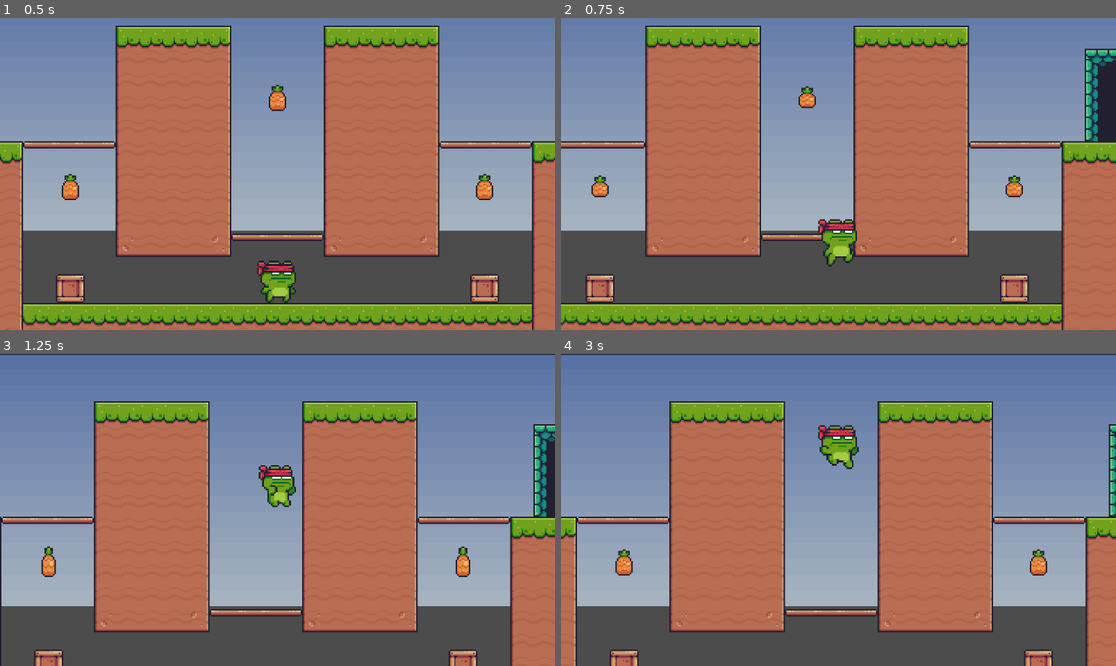
Above: before the commit, frames 1-4 (two rows, left to right).
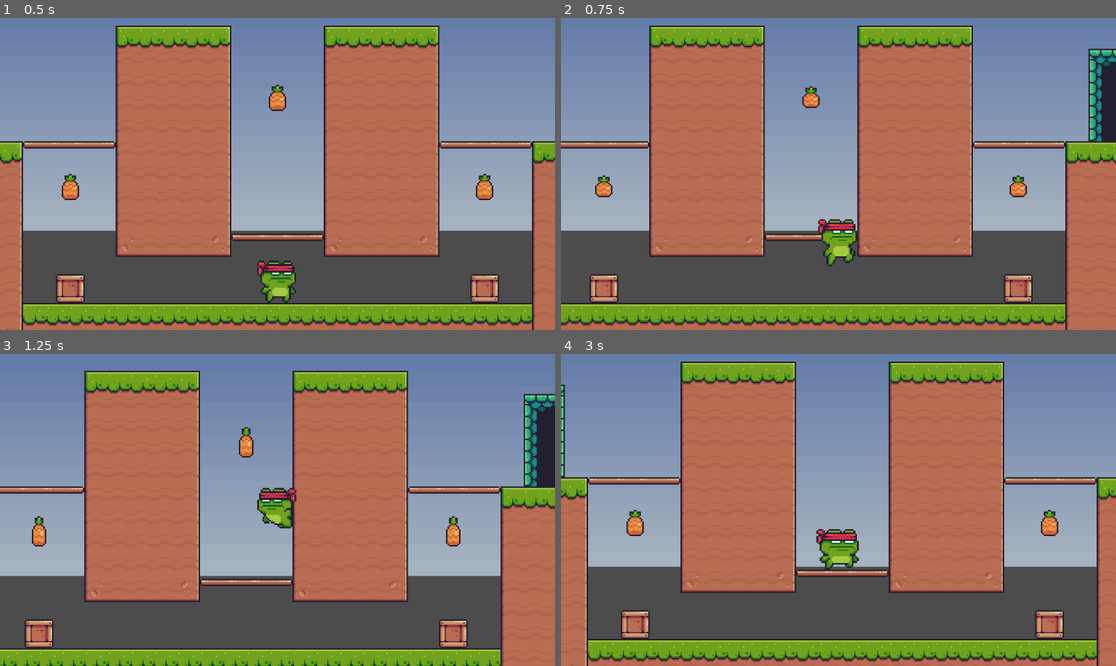
Above: after the commit, the same moments.

Repository: SeeminglyUnrelated/Game-Off-2023
Game: Godot game, scene res://Scenes/level1.tscn
Same seed, same stepped clock (60 frames per second), same inputs: the game is played once before the commit and once after it. A sky picture missing from this copy of the repository is replaced by a grey-blue gradient.
Inputs:
- Up to frame 1 (0.5 s): no input
- Up to frame 2 (0.75 s): tap Enter (Interact) at 0.5 s; hold Right (Right) from 0.53 s (still down); tap Space (Jump) at 0.6 s
- Up to frame 3 (1.25 s): keep holding Right (Right); tap Space (Jump) at 0.77, 1.07 s
- Up to frame 4 (3 s): tap Enter (Interact) at 1.35, 2.85 s; tap Space (Jump) at 1.52, 1.55, 1.82, 2.1 s; release Right (Right) at 2.03 s; hold Left (Left) 2.03-2.78 s; hold Right (Right) from 2.78 s (still down)

Frame 1 is identical in both runs. In frame 2, 8.9% of the frame differs, in the area x 0-100%, y 2-100%; in frame 3, 36%; in frame 4, 43%, in the area x 0-100%, y 0-100%.

Commit message:
- Movement change
Made movement increase by increments

Diff:
--- a/Scenes/player.tscn
+++ b/Scenes/player.tscn
@@ -390,10 +390,10 @@
 texture = ExtResource("8_fj56v")
 
 [node name="RayRight" type="RayCast2D" parent="."]
-target_position = Vector2(38, 0)
+target_position = Vector2(31.1, 0)
 
 [node name="RayLeft" type="RayCast2D" parent="."]
-target_position = Vector2(-38, 0)
+target_position = Vector2(-31.1, 0)
 
 [node name="RayDown" type="RayCast2D" parent="."]
 target_position = Vector2(0, 52)
--- a/Scripts/main_character.gd
+++ b/Scripts/main_character.gd
@@ -34,10 +34,10 @@
 		WALL_VELOCITY = -900
 		was_wall_jumping = false
 
-	if direction and not wall_pushing:
-		velocity.x = direction * SPEED # Get input direction and increase velocity accordingly, used for x-axis movement
+	if direction:
+		velocity.x = move_toward(velocity.x, direction * SPEED, 50) # Get input direction and increase velocity accordingly, used for x-axis movement
 	else:
-		velocity.x = move_toward(velocity.x, 0, SPEED) # Slow down after movement key released
+		velocity.x = move_toward(velocity.x, 0, 50) # Slow down after movement key released
 
 	if direction and velocity.y > 0 and touching_wall: # Allows player to wall slide
 		velocity.y = min(velocity.y, WALL_GRAVITY) # Slows descent while wall sliding
@@ -47,17 +47,11 @@
 	# Allows the player to wall jump
 	if Input.is_action_just_pressed("Jump"):
 		if touching_wall and not is_on_floor(): # Allows player to wall jump
-			wall_pushing = true
 			was_wall_jumping = true
 			$Sprite2D.animation = "Wall Jumping"
 			velocity.y = WALL_VELOCITY
-			if $RayLeft.is_colliding(): # If wall is on left side, push right
-				velocity.x = SPEED * 4.5
-			if $RayRight.is_colliding(): # If wall is on right side, push left
-				velocity.x = -SPEED * 4.5
+			velocity.x = get_wall_normal()[0] * SPEED * 1.5
 			WALL_VELOCITY += 50 # Nerf each jump by x amount..
-			await get_tree().create_timer(0.05).timeout # Disable x-axis movement for a short burst in order to create wall pushback
-			wall_pushing = false
 		if is_on_floor(): # Allows player to jump
 			velocity.y = JUMP_VELOCITY
 
@@ -96,4 +90,6 @@
 	if velocity.x < 0:
 		$Sprite2D.flip_h = true
 
+	print(velocity.x)
+
 	move_and_slide()
